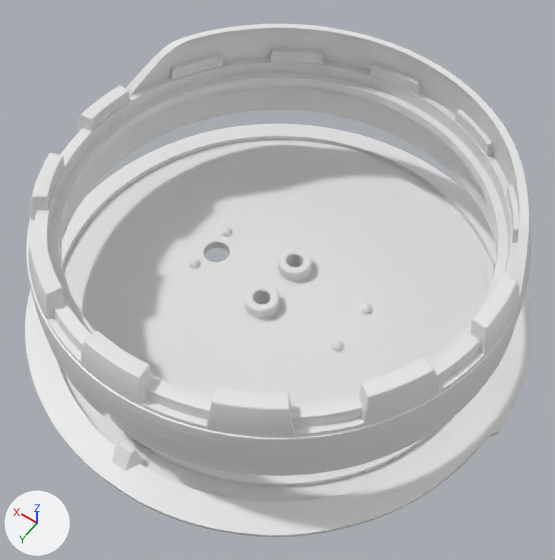
The Blender file CAD/Blender/head/radar_surround.blend: old version first, new version second.
One viewpoint serves both versions: a camera (50 mm lens) standing at (-48.4, 68.0, 110.2) and looking at (-3.2, 4.9, 10.9). Lighting does not change. The marker at lower left points along +X, +Y and +Z.

In view in the first picture: 'Alex_Paul_Radar_Surround_v4.001', 'Alex_Paul_Radar_Surround_v4.06'.
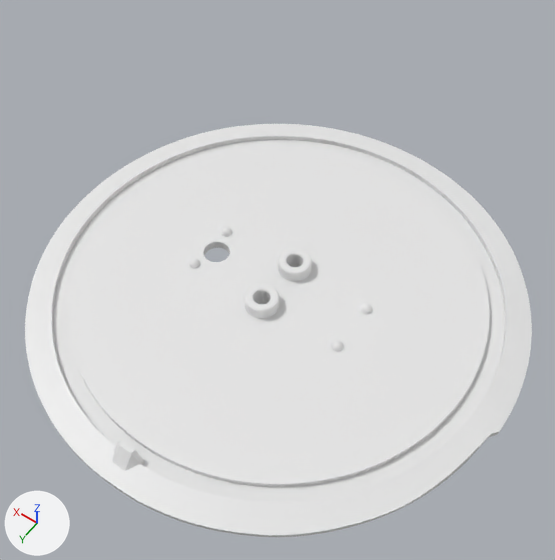
Changed parts and their boxes (x1, y1, x2, y2) in the pictures (555 x 560 px):
'Alex_Paul_Radar_Surround_v4.001', hidden: before (26, 24, 531, 476)

The edits, one by one:
Object 'Alex_Paul_Radar_Surround_v4.001' (ob_alex_paul_radar_surround_v4_001) is now hidden.
